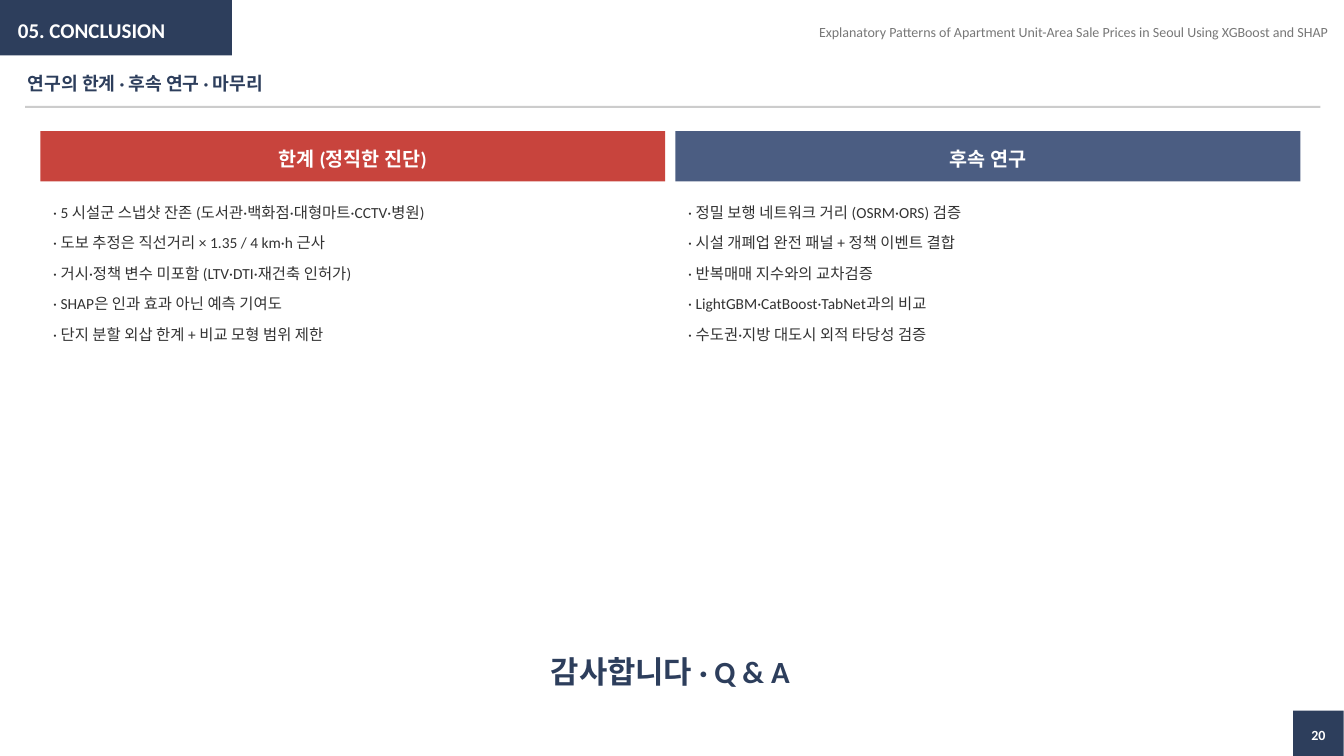
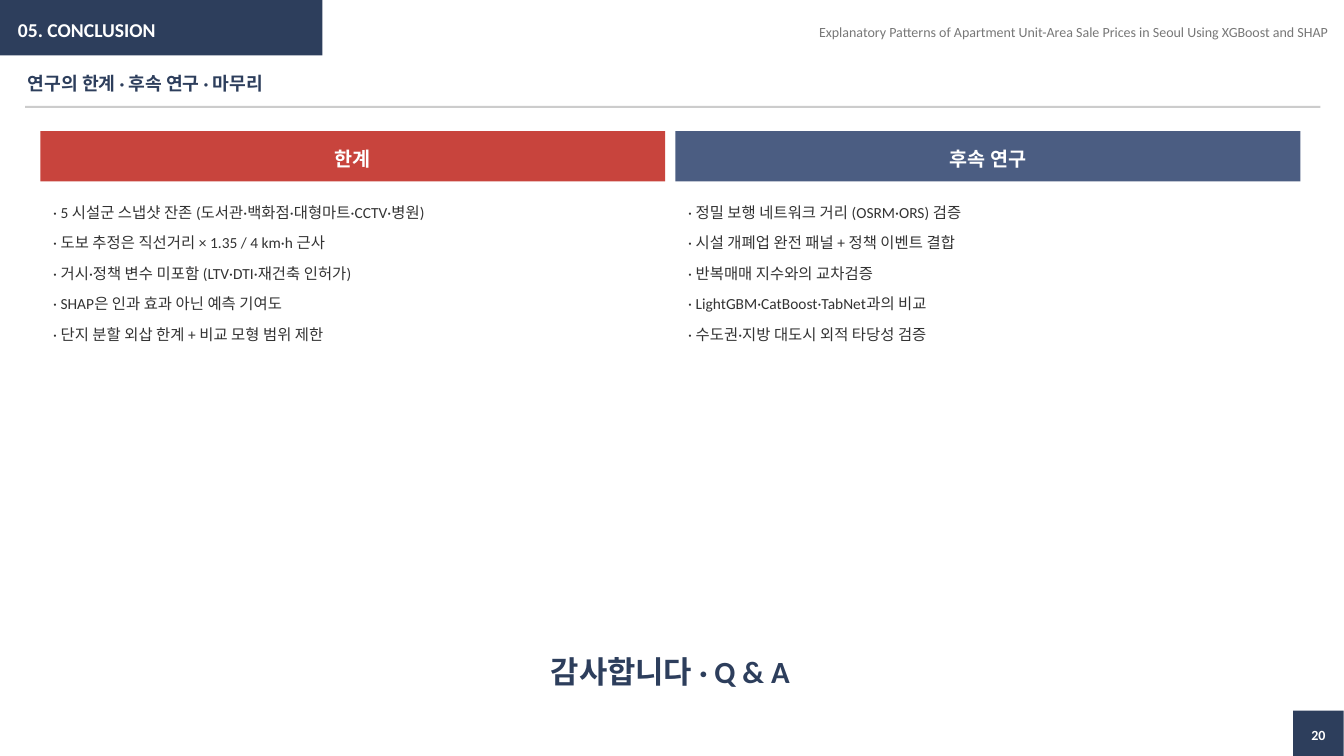
Before and after one commit to seokmogu/thesis-seoul-apt-xai, a slide deck: slide 20 of paper/중간발표_박현근.pptx. Drawn at 1344x756 pixels with LibreOffice and Linux fonts; fonts in the diff are those of the drawing. Boxes give left, top, right and bottom in pixels: in the first picture for what was removed or moved away, otherwise in the second. Text is boxed around its words. In the diff, an @@ line names an element or a change of style, - is before the commit and + after.

```diff
--- a/paper/중간발표_박현근.pptx
+++ b/paper/중간발표_박현근.pptx
@@ rectangle: place and size @@
-rectangle at [0,0,232,55]
+rectangle at [0,0,323,55]
@@ text "05. CONCLUSION" at [18,24,155,37]: size 15 to 14 pt @@
@@ text at [335,149,371,168]: text changed @@
-한계 (정직한 진단)
+한계
```
Also in this commit, not shown: 17 other slides changed, 1 other file.
